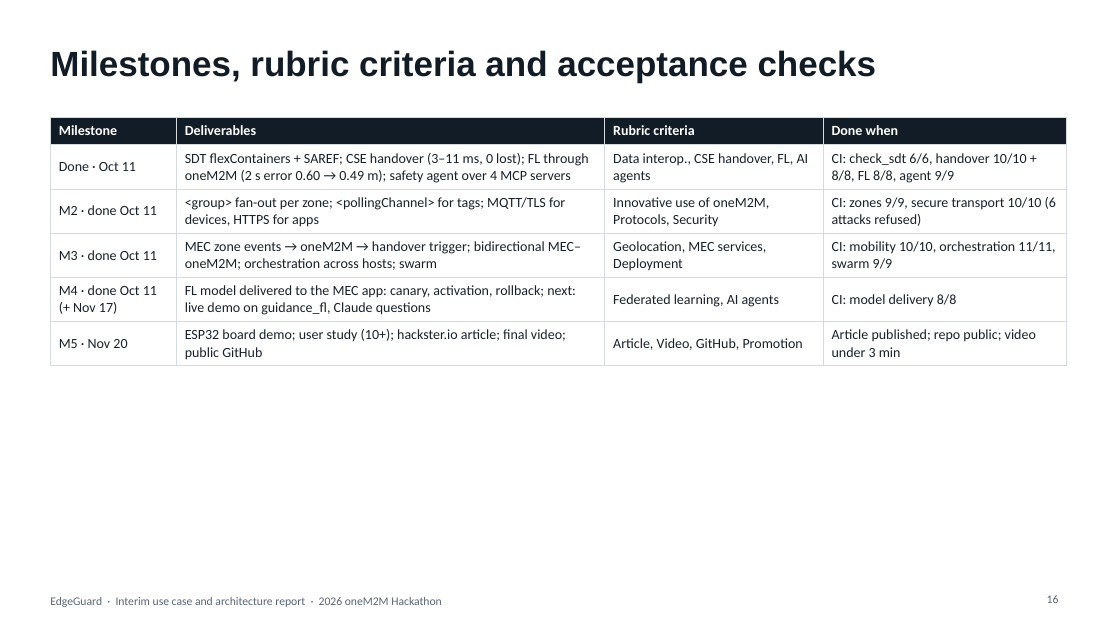
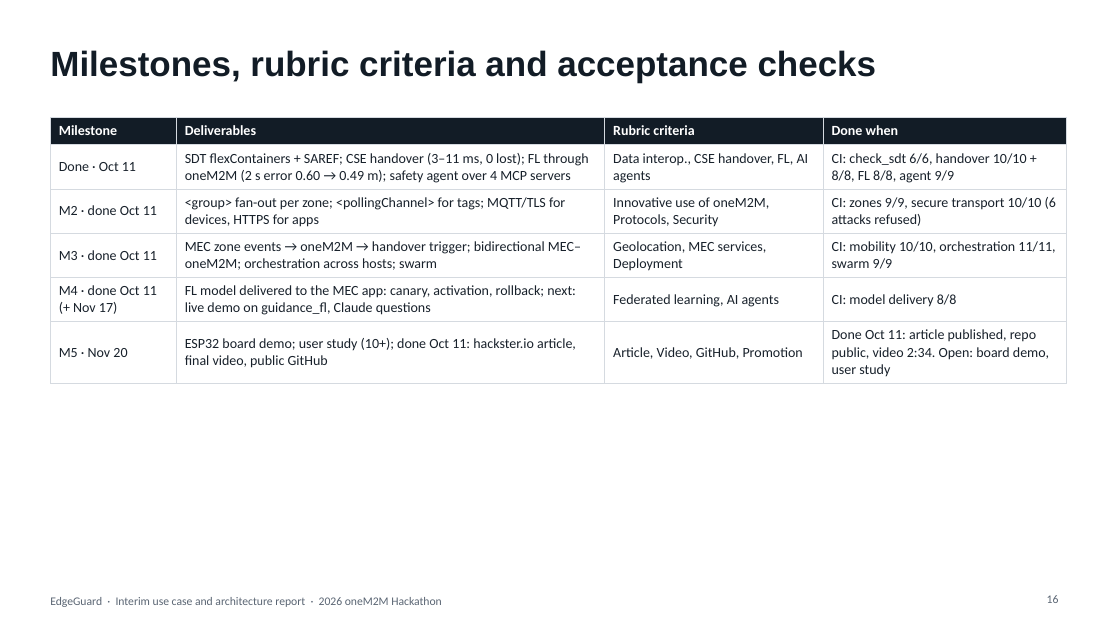
Before and after one commit to ljw22112/Edgeguard, a slide deck: slide 16 of docs/submissions/EdgeGuard_Interim_Report.pptx. Drawn at 1120x630 pixels with LibreOffice and Linux fonts; fonts in the diff are those of the drawing. Boxes give left, top, right and bottom in pixels: in the first picture for what was removed or moved away, otherwise in the second. Text is boxed around its words. In the diff, an @@ line names an element or a change of style, - is before the commit and + after.

```diff
--- a/docs/submissions/EdgeGuard_Interim_Report.pptx
+++ b/docs/submissions/EdgeGuard_Interim_Report.pptx
@@ table at [50,118,1067,380] @@
-row 6, column 2: ESP32 board demo; user study (10+); hackster.io article; final video; public GitHub
+row 6, column 2: ESP32 board demo; user study (10+); done Oct 11: hackster.io article, final video, public GitHub
-row 6, column 4: Article published; repo public; video under 3 min
+row 6, column 4: Done Oct 11: article published, repo public, video 2:34. Open: board demo, user study
```
Also in this commit, not shown: 4 other slides changed.
